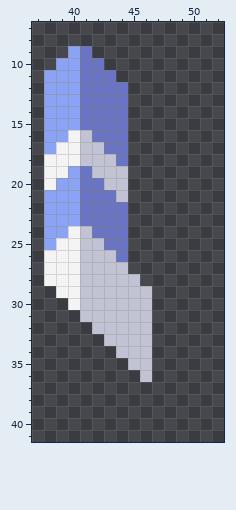
File history of a pixel-art sprite, sprites/blocks/turrets/vanilla-like/beam-tesla-extra-l.png. The picture above was drawn from the file before the commit.
The file is 64x64 pixels. Shown: x 37..52, y 7..41.
The same view after the edit:
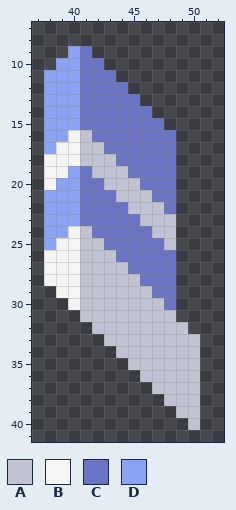
Palette (. is transparent): A #c1c3d4  B #f4f4f4  C #6974c4  D #8aa3f4
Change:
There is now colour A in row 20 at x 45; in row 21 at x 45 to 46; in row 22 at x 45 to 47; in row 23 at x 46 to 48; in row 24 at x 47 to 48; in row 25 at x 48.
There is now colour A in row 30 at x 47; in row 31 at x 47 to 48; in row 32 at x 47 to 49; in rows 33 to 37 at x 47 to 50; in row 38 at x 48 to 50; in row 39 at x 49 to 50.
There is now colour A in row 40 at x 50.
There is now colour C in row 13 at x 45; in row 14 at x 45 to 46; in row 15 at x 45 to 47; in rows 16 to 19 at x 45 to 48; in row 20 at x 46 to 48; in row 21 at x 47 to 48.
There is now colour C in row 22 at x 48; in row 23 at x 45; in row 24 at x 45 to 46; in row 25 at x 45 to 47; in rows 26 to 27 at x 45 to 48; in row 28 at x 46 to 48.
There is now colour C in row 29 at x 47 to 48; in row 30 at x 48.
